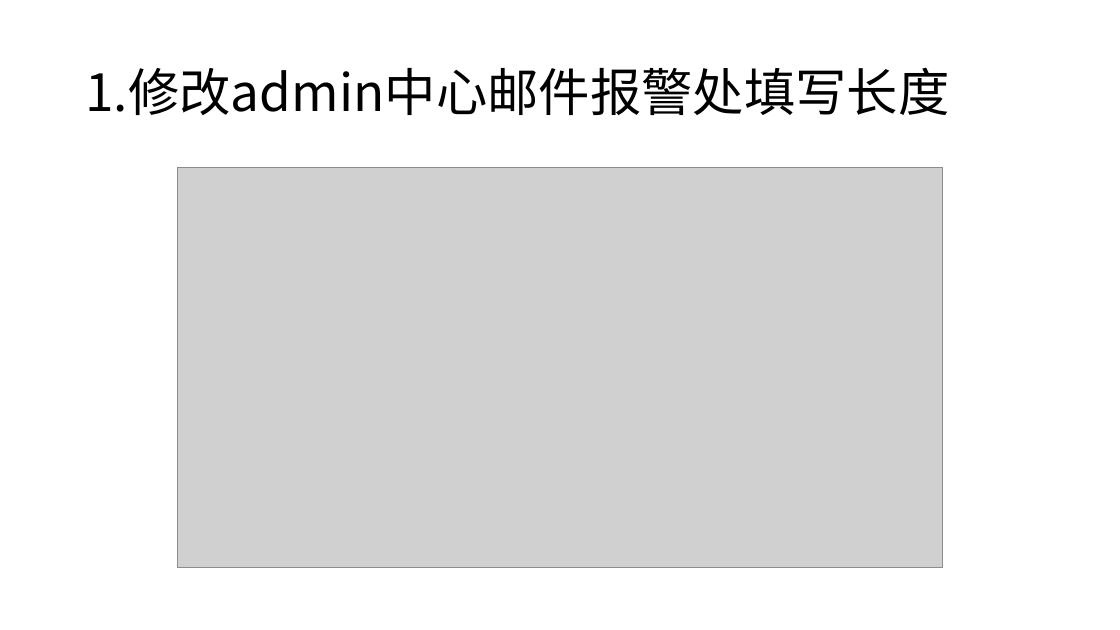
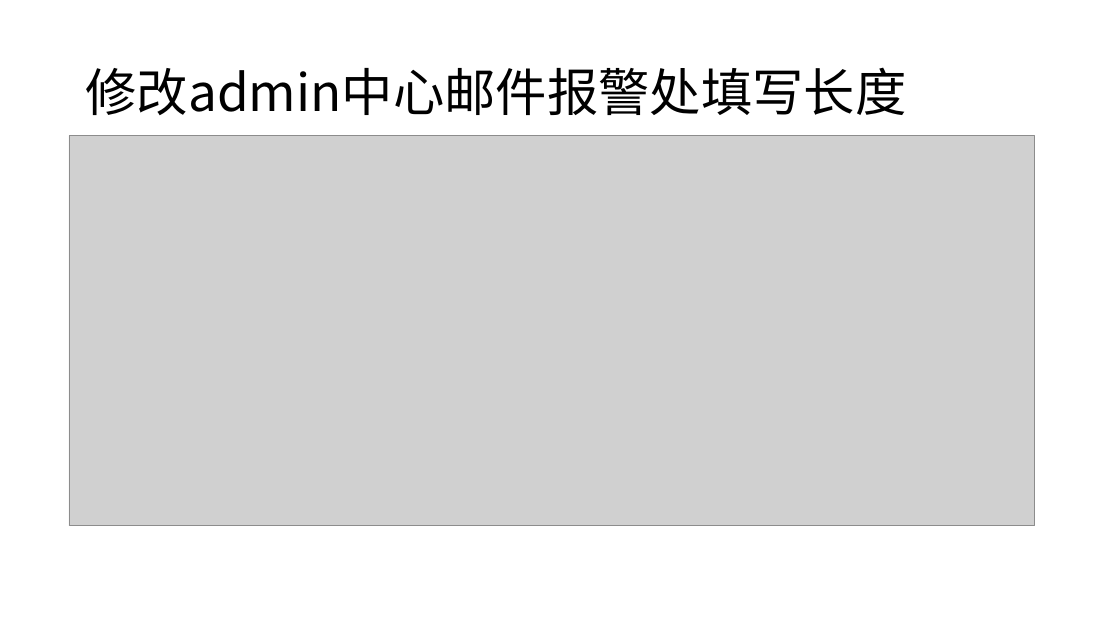
Before and after one commit to xuxueli/xxl-job, a slide deck: slide 7 of doc/XXL-JOB钉钉报警使用文档.pptx (slide 4 before the commit). Drawn at 1120x630 pixels with LibreOffice and Linux fonts; fonts in the diff are those of the drawing; grey boxes stand for pictures. Boxes give left, top, right and bottom in pixels: in the first picture for what was removed or moved away, otherwise in the second. Text is boxed around its words. In the diff, an @@ line names an element or a change of style, - is before the commit and + after.

Commit message:
更新钉钉报警文档

```diff
--- a/doc/XXL-JOB钉钉报警使用文档.pptx
+++ b/doc/XXL-JOB钉钉报警使用文档.pptx
@@ title at (85,67,906,115): text changed @@
-1.修改admin中心邮件报警处填写长度
+修改admin中心邮件报警处填写长度
@@ picture: place and size @@
-picture at (177,168,944,568)
+picture at (69,135,1035,526)
```
Also in this commit, not shown: 4 other slides changed, 7 slides added, 1 slide removed, 3 other files.
